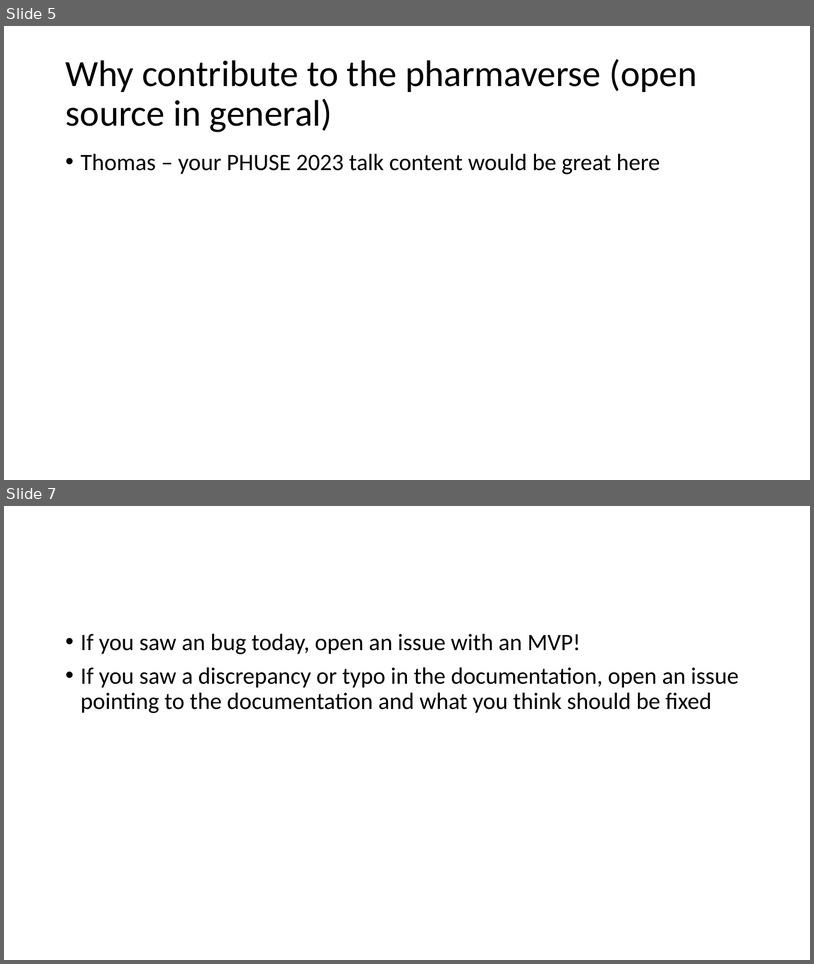
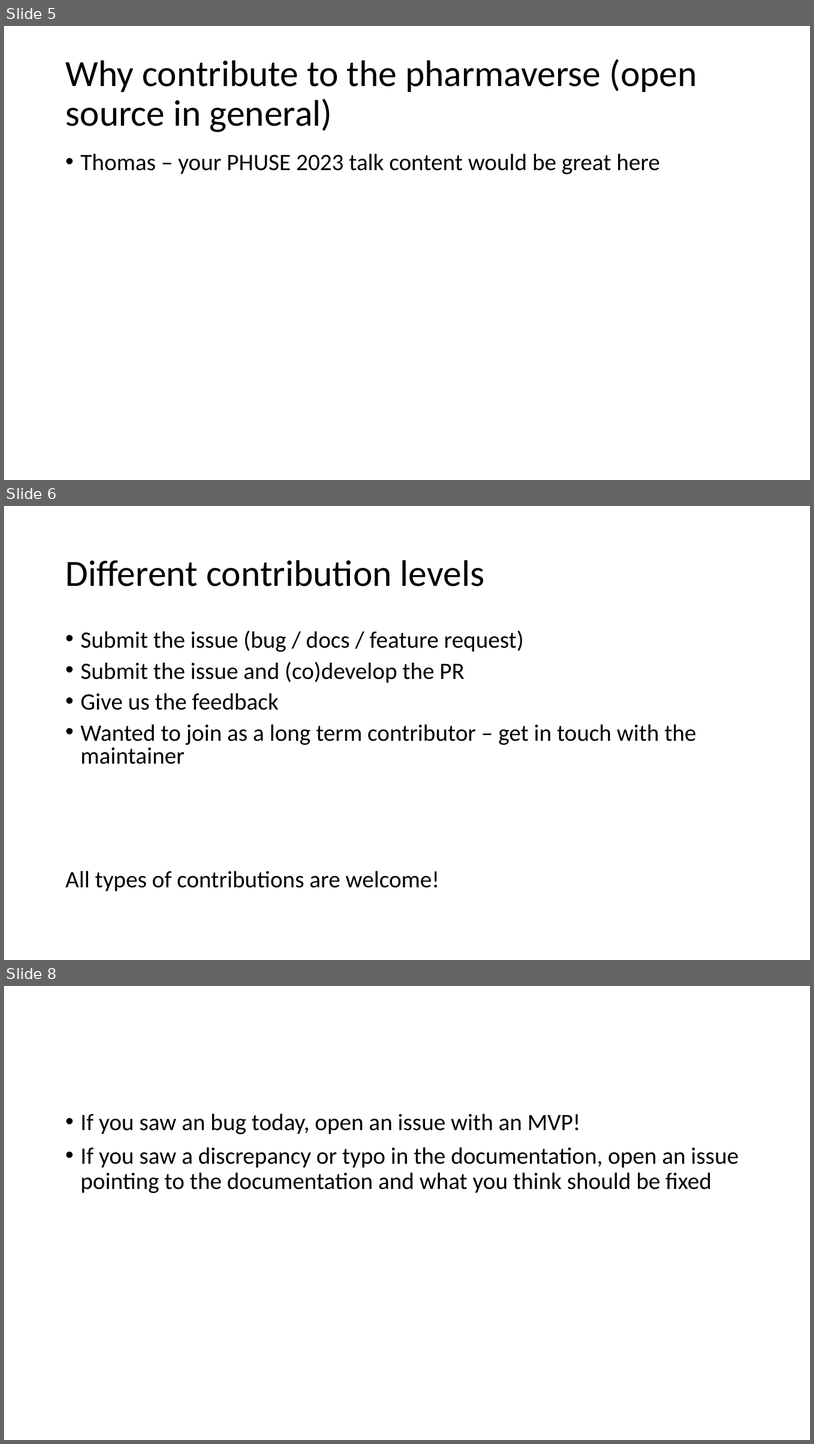
Before and after one commit to posit-conf-2023/r-pharma, a slide deck: 04-pharmaverse/04-Contributing_To_The_Pharmaverse.pptx. Shown one above the other, each under a label of ours: slides 5 and 7 before the commit, slides 5, 6 and 8 after it; the slides between them are not shown. The pictures are 814x964 and 814x1444 pixels, drawn with LibreOffice and Linux fonts; fonts in the diff are those of the drawing. Boxes give left, top, right and bottom in pixels: in the first picture for what was removed or moved away, otherwise in the second. Text is boxed around its words. In the diff, an @@ line names an element or a change of style, - is before the commit and + after.

Commit message:
add "different level of contribution" slide

```diff
--- a/04-pharmaverse/04-Contributing_To_The_Pharmaverse.pptx
+++ b/04-pharmaverse/04-Contributing_To_The_Pharmaverse.pptx
@@ slide 6 added at [4, 506, 810, 960], background #FFFFFF @@
@@ title added at [65, 560, 485, 586], 44 pt, text #000000 @@
+Different contribution levels
@@ text added at [65, 630, 696, 891], 28 pt, text #000000 @@
+• Submit the issue (bug / docs / feature request)
+• Submit the issue and (co)develop the PR
+• Give us the feedback
+• Wanted to join as a long term contributor – get in touch with the maintainer
+All types of contributions are welcome!
@@ what was slide 7 is now slide 8 @@
```
Also in this commit, not shown: 1 slide changed.
